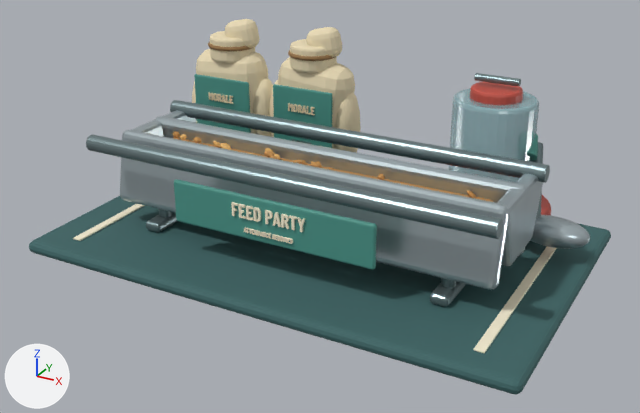
The glTF model assets/models/feed_party_station.glb, before and after one commit.
The view is the same before and after, from a 50 mm camera at (2.62, -4.82, 2.7) aimed at (0.04, -0.12, 0.36). The lights are fixed; the arrows at lower left show +X, +Y and +Z. The first picture is the older version. Where no turn or scale is listed for an object, it has been applied to the vertices.

Before the edit, the objects in view are built like this:
```python
me_cube_007 = bpy.data.meshes.new('Cube.007')
me_cube_007.from_pydata(...)  # 96 vertices, 188 faces; spans x -0.06..0.06, y -0.34..0.34, z -0.035..0.035
me_cube_007.materials.append(mat_galvanized_shadow)  # grey #7c8e90
me_feedparty_titlecurve = bpy.data.meshes.new('FeedParty_TitleCurve')
me_feedparty_titlecurve.from_pydata(...)  # 2168 vertices, 4316 faces; spans x -0.256..0.259, y -0.007..0.007, z -0.05..0.038
me_feedparty_titlecurve.materials.append(mat_warm_lettering)  # pale yellow #f9f1d6
me_sphere_003 = bpy.data.meshes.new('Sphere.003')
me_sphere_003.from_pydata(...)  # a UV sphere (16 segments, 8 rings, poles along z) spanning x -0.1..0.1, y -0.13..0.13, z -0.31..0.31
me_sphere_003.materials.append(mat_feed_sack_canvas)  # beige #ebddb8
ob_feedparty_title = bpy.data.objects.new('FeedParty_Title', me_feedparty_titlecurve)
ob_feedparty_title.location = (0.0, -0.706, 0.51)
ob_feedsack_b_sidebulge_r = bpy.data.objects.new('FeedSack_B_SideBulge_R', me_sphere_003)
ob_feedsack_b_sidebulge_r.location = (-0.205, 0.72, 0.61)
ob_trough_foot__1_05 = bpy.data.objects.new('Trough_Foot_+1.05', me_cube_007)
ob_trough_foot__1_05.location = (1.05, -0.2, 0.13)
# also in view: 'Waterer_Cap' at (0.92, 0.67, 1.04); 'Trough_EndCap_R' at (1.32, 0.0, 0.5); 'Trough_Rim_Back' at (0.0, 0.25, 0.72); 'Mat_ComplianceStripe_R' at (1.42, -0.01, 0.1); 'Trough_WallBack' at (0.0, 0.01, 0.49)
```
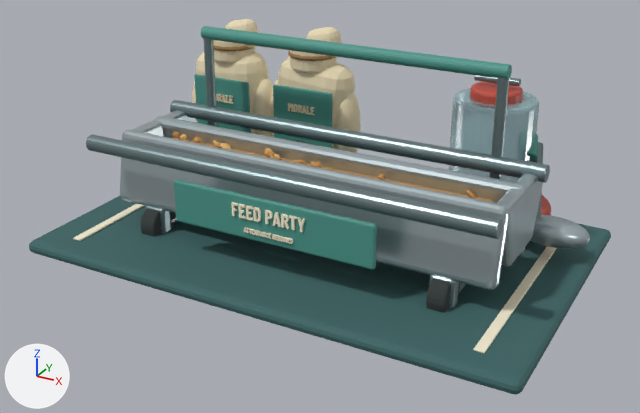
Location of each change, (x1, y1, x2, y2) in pixels of the pictures (640 x 413 px):
'TroughPushHandleGrip', added (cyan): after (201, 26, 512, 79)
'TroughPushHandlePost_R', added: after (490, 77, 509, 179)
'TroughCasterWheel_FrontR', added: after (426, 278, 460, 313)
'TroughPushHandlePost_L', added: after (203, 38, 218, 127)
'TroughCasterWheel_FrontL', added: after (141, 208, 176, 237)
'TroughCasterBracket_FrontR', added: after (429, 275, 459, 308)
'TroughCasterBracket_FrontL', added: after (145, 205, 171, 233)

The change, as a diff of the scene's bpy script:
```diff
--- a/assets/models/feed_party_station.glb.py
+++ b/assets/models/feed_party_station.glb.py
@@ mat_caster_rubber @@
+mat_caster_rubber = principled_material('Caster Rubber')
+mat_caster_rubber.base_color = (0.035, 0.045, 0.043)  # dark grey #353c3a
+mat_caster_rubber.roughness = 0.91
@@ me_cylinder_015_1 @@
+me_cylinder_015_1.from_pydata(...)  # 96 vertices, 188 faces; spans x -0.035..0.035, y -0.035..0.035, z -0.36..0.36
+me_cylinder_015_1.materials.append(mat_galvanized_shadow)  # grey #7c8e90
@@ me_cylinder_014_1 @@
+me_cylinder_014_1.from_pydata(...)  # 96 vertices, 188 faces; spans x -0.035..0.035, y -0.035..0.035, z -0.36..0.36
+me_cylinder_014_1.materials.append(mat_galvanized_shadow)  # grey #7c8e90
@@ me_cylinder_016_1 @@
+me_cylinder_016_1.from_pydata(...)  # 120 vertices, 236 faces; spans x -1.12..1.12, y -0.04..0.04, z -0.05..0.05
+me_cylinder_016_1.materials.append(mat_compliance_green)  # cyan #4b9589
@@ me_cylinder_008_1 @@
+me_cylinder_008_1.from_pydata(...)  # 144 vertices, 284 faces; spans x -0.06..0.06, y -0.13..0.13, z -0.13..0.13
+me_cylinder_008_1.materials.append(mat_caster_rubber)  # dark grey #353c3a
@@ me_cube_009_1 @@
+me_cube_009_1.from_pydata(...)  # 96 vertices, 188 faces; spans x -0.08..0.08, y -0.05..0.05, z -0.11..0.11
+me_cube_009_1.materials.append(mat_galvanized_shadow)  # grey #7c8e90
@@ me_cube_008_1 @@
+me_cube_008_1.from_pydata(...)  # 96 vertices, 188 faces; spans x -0.08..0.08, y -0.05..0.05, z -0.11..0.11
+me_cube_008_1.materials.append(mat_galvanized_shadow)  # grey #7c8e90
@@ ob_troughpushhandlepost_r @@
+ob_troughpushhandlepost_r = bpy.data.objects.new('TroughPushHandlePost_R', me_cylinder_015_1)
+ob_troughpushhandlepost_r.location = (1.08, 0.27, 0.96)
@@ ob_troughpushhandlepost_l @@
+ob_troughpushhandlepost_l = bpy.data.objects.new('TroughPushHandlePost_L', me_cylinder_014_1)
+ob_troughpushhandlepost_l.location = (-1.08, 0.27, 0.96)
@@ ob_troughpushhandlegrip @@
+ob_troughpushhandlegrip = bpy.data.objects.new('TroughPushHandleGrip', me_cylinder_016_1)
+ob_troughpushhandlegrip.location = (0.0, 0.27, 1.31)
@@ ob_troughcasterwheel_frontr @@
+ob_troughcasterwheel_frontr = bpy.data.objects.new('TroughCasterWheel_FrontR', me_cylinder_008_1)
+ob_troughcasterwheel_frontr.location = (1.05, -0.46, 0.135)
@@ ob_troughcasterwheel_frontl @@
+ob_troughcasterwheel_frontl = bpy.data.objects.new('TroughCasterWheel_FrontL', me_cylinder_008_1.copy())
+ob_troughcasterwheel_frontl.location = (-1.05, -0.46, 0.135)
@@ ob_troughcasterbracket_frontr @@
+ob_troughcasterbracket_frontr = bpy.data.objects.new('TroughCasterBracket_FrontR', me_cube_009_1)
+ob_troughcasterbracket_frontr.location = (1.05, -0.46, 0.16)
@@ ob_troughcasterbracket_frontl @@
+ob_troughcasterbracket_frontl = bpy.data.objects.new('TroughCasterBracket_FrontL', me_cube_008_1)
+ob_troughcasterbracket_frontl.location = (-1.05, -0.46, 0.16)
```
